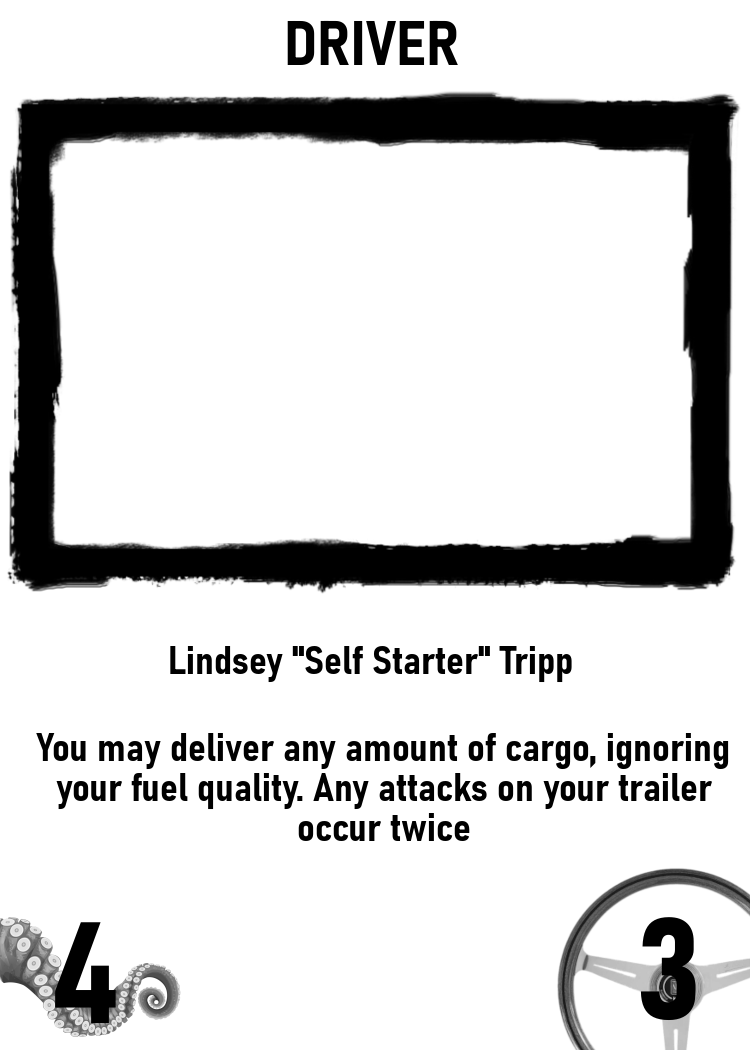
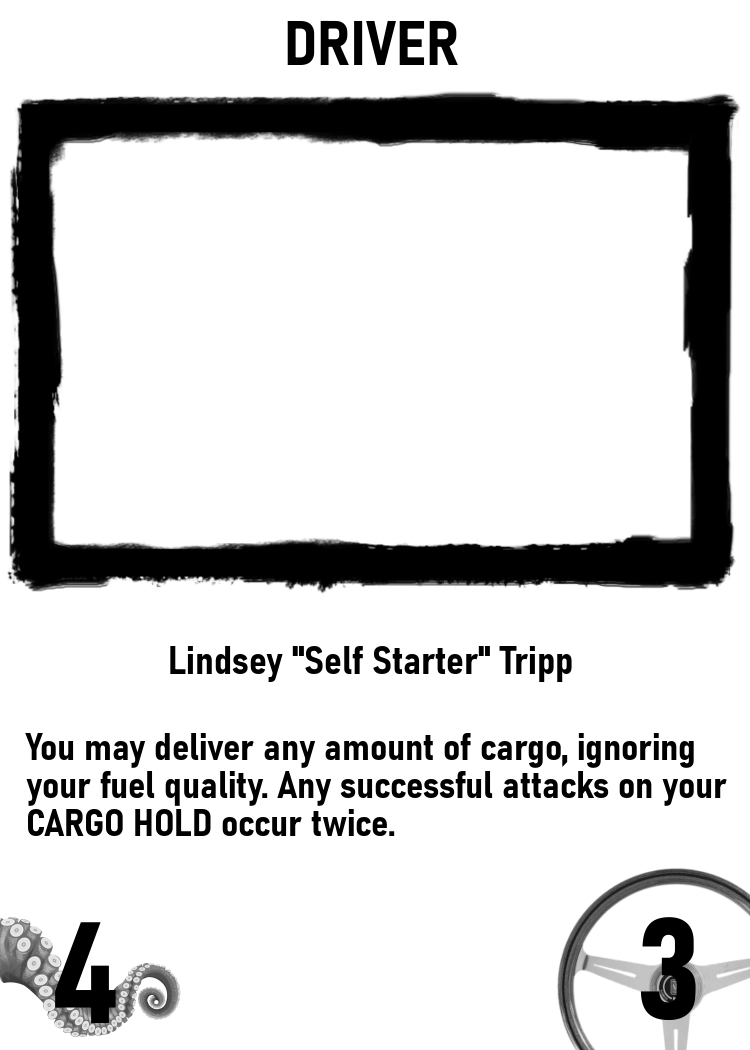
Layer changes from the first 750px x 1050px image to the second:
painted on "You may deliver any amount of ..." over left=25, top=733, right=729, bottom=841
